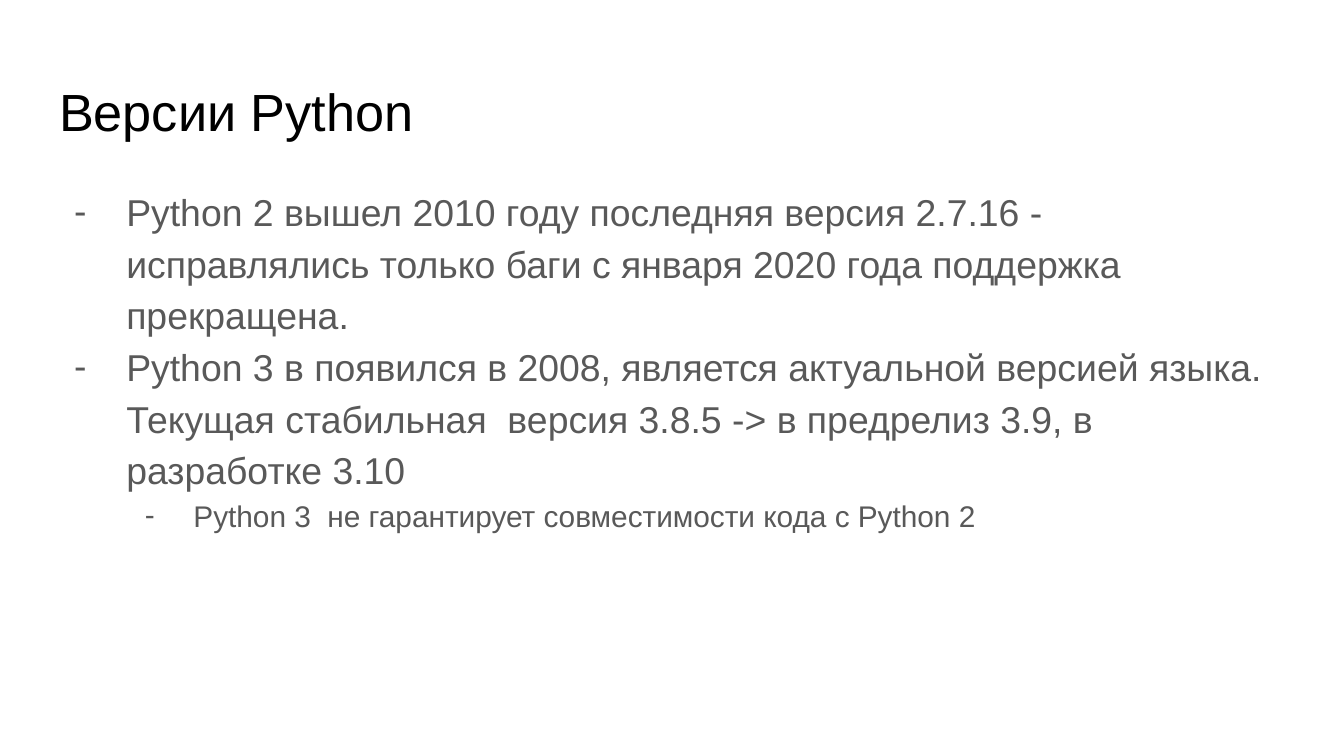
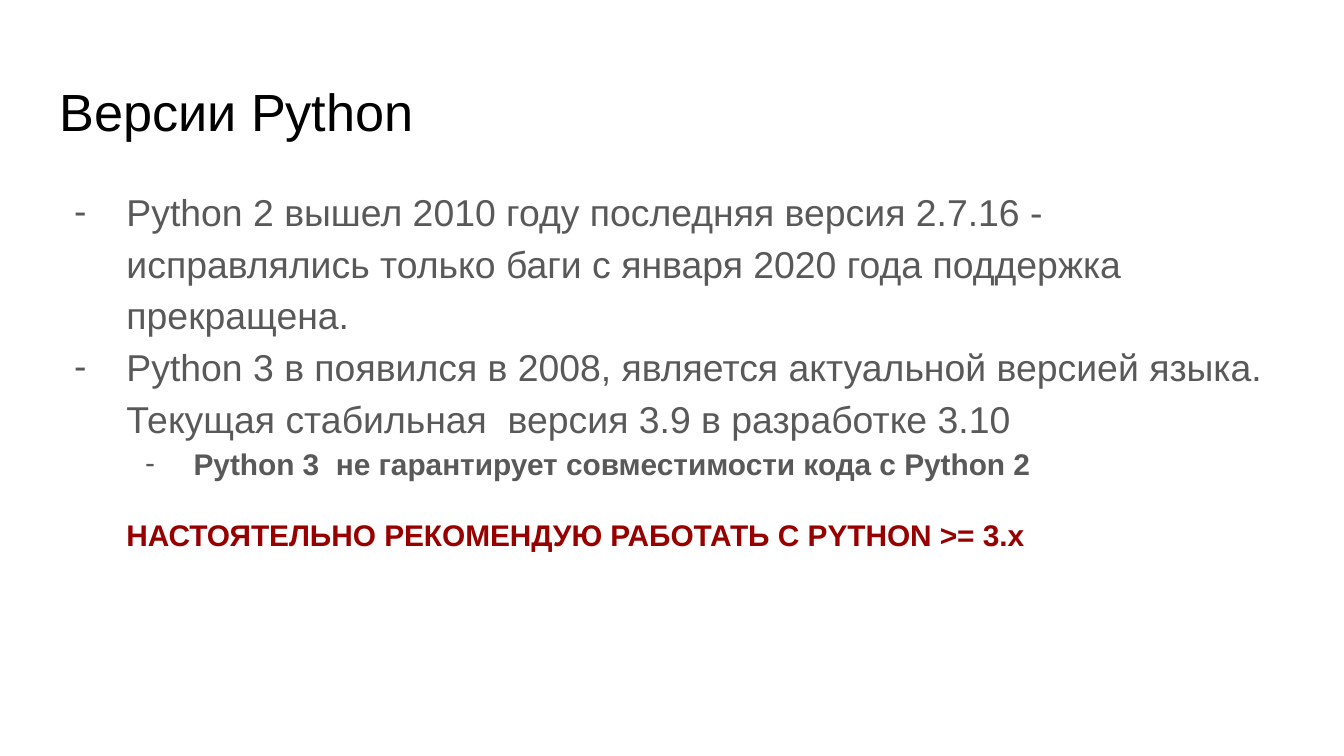
Before and after one commit to skhayrulin/python_course, a slide deck: slide 28 of lecture/Lecture1.pptx (slide 5 before the commit). Drawn at 1344x756 pixels with LibreOffice and Linux fonts; fonts in the diff are those of the drawing. Boxes give left, top, right and bottom in pixels: in the first picture for what was removed or moved away, otherwise in the second. Text is boxed around its words. In the diff, an @@ line names an element or a change of style, - is before the commit and + after.

```diff
--- a/lecture/Lecture1.pptx
+++ b/lecture/Lecture1.pptx
@@ text at bbox=[126, 353, 1262, 440]: text changed @@
-– Python 3 в появился в 2008, является актуальной версией языка. Текущая стабильная версия 3.8.5 -> в предрелиз 3.9, в разработке 3.10
+– Python 3 в появился в 2008, является актуальной версией языка. Текущая стабильная версия 3.9 в разработке 3.10
@@ text at bbox=[194, 453, 1030, 481]: bold on in "Python 3 не гарантирует совместимости кода с ..." @@
@@ text at bbox=[126, 525, 1024, 552]: paragraph added @@
+НАСТОЯТЕЛЬНО РЕКОМЕНДУЮ РАБОТАТЬ С PYTHON >= 3.x
```
Also in this commit, not shown: 9 other slides changed, 22 slides added, 3 slides removed, 1 other file.
